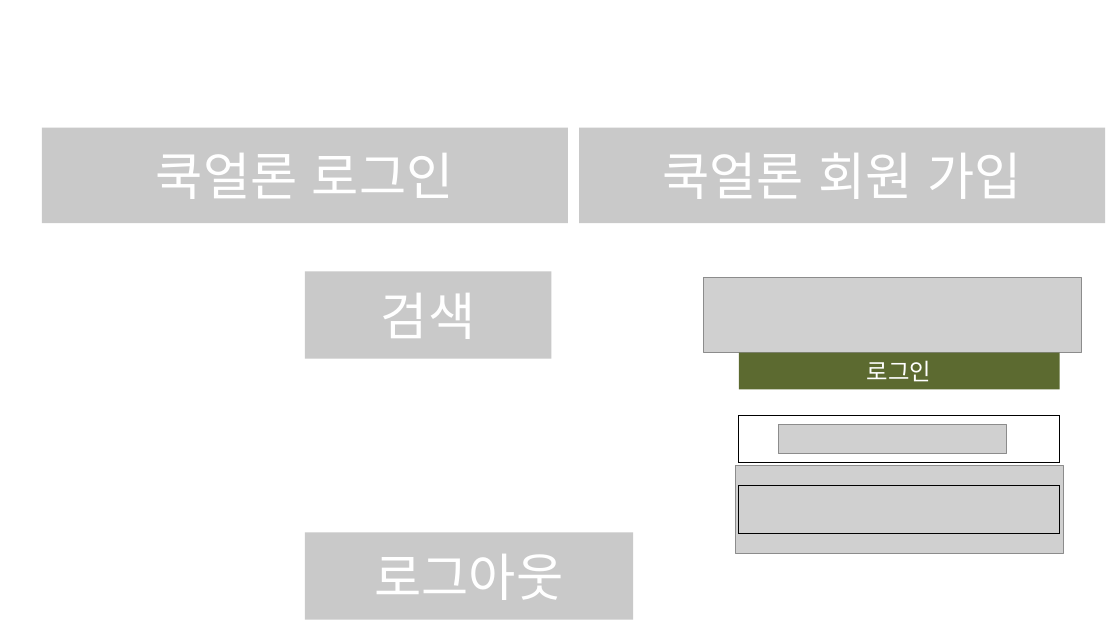
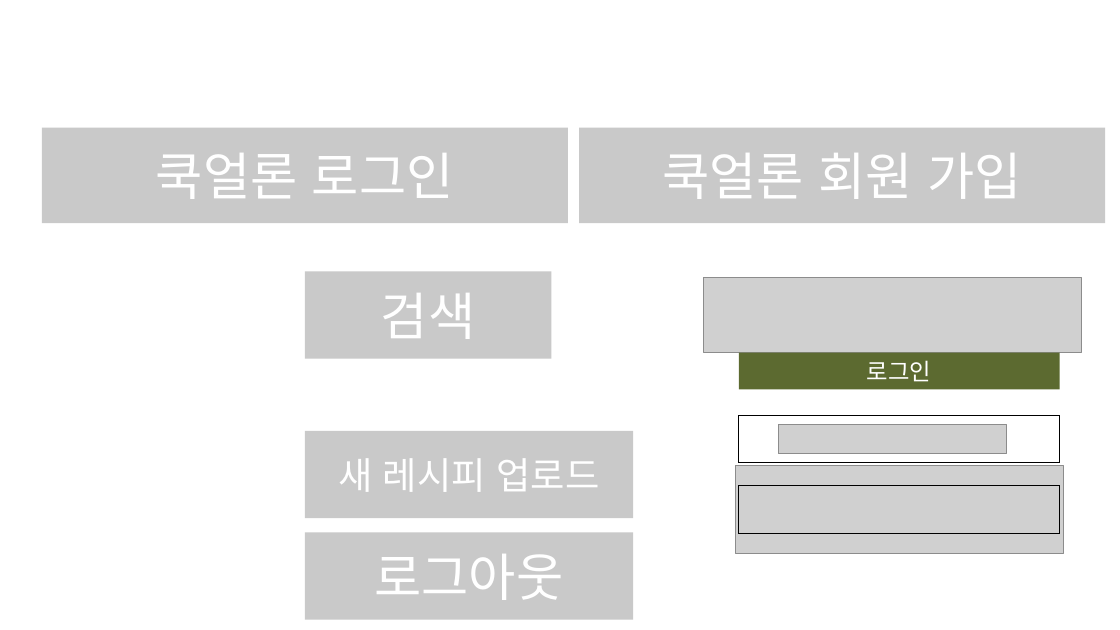
Before and after one commit to serberoos/spring-cookalone, a slide deck: slide 13 of other/document/DB 설계 및 화면설계 리소스.pptx. Drawn at 1120x630 pixels with LibreOffice and Linux fonts; fonts in the diff are those of the drawing; grey boxes stand for pictures. Boxes give left, top, right and bottom in pixels: in the first picture for what was removed or moved away, otherwise in the second. Text is boxed around its words. In the diff, an @@ line names an element or a change of style, - is before the commit and + after.

```diff
--- a/other/document/DB 설계 및 화면설계 리소스.pptx
+++ b/other/document/DB 설계 및 화면설계 리소스.pptx
@@ rectangle added at <box>305,431,634,518</box>, fill #C9C9C9, 32 pt, text #FFFFFF @@
+새 레시피 업로드
```
Also in this commit, not shown: 1 other file.
